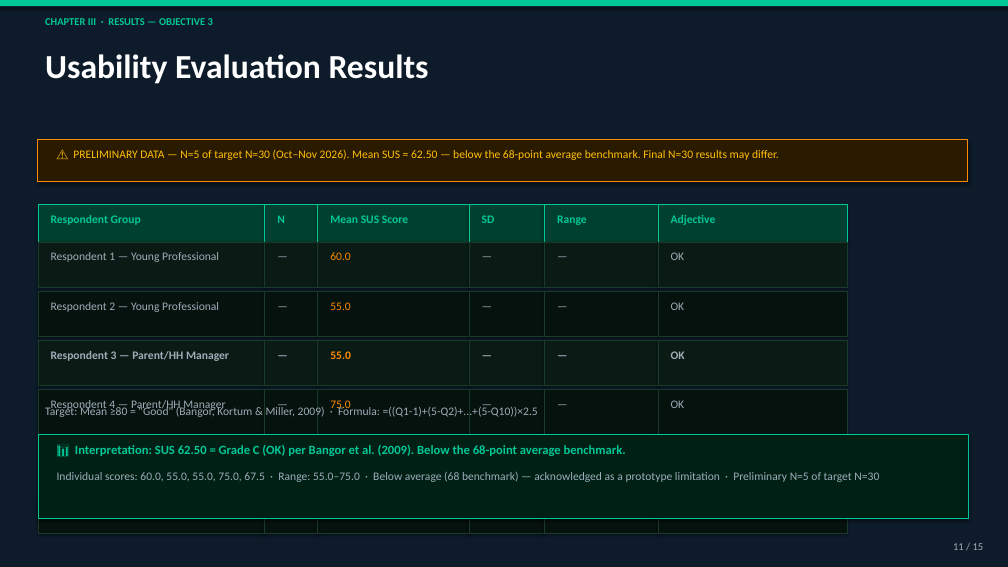
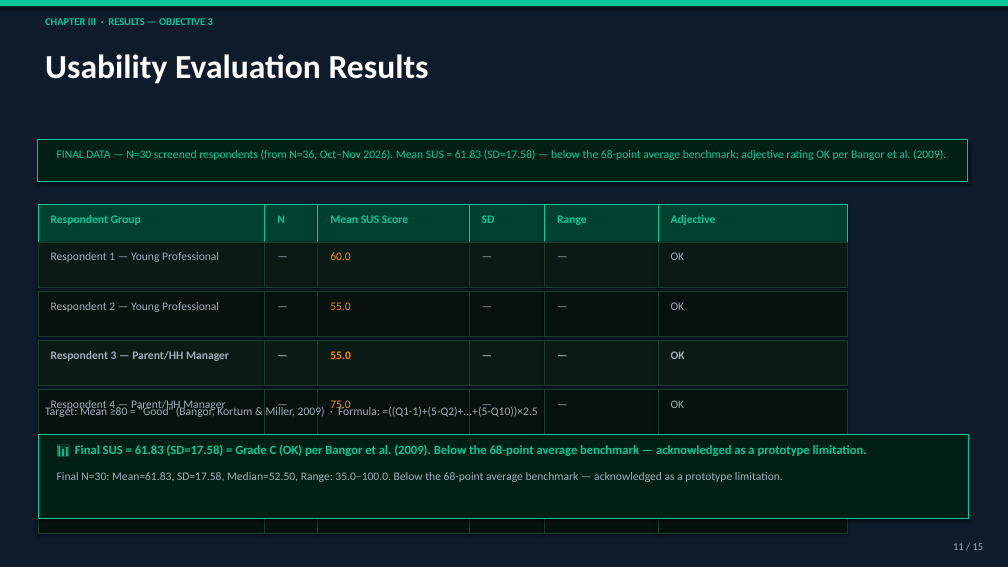
Before and after one commit to Zushikina-kun/smartspend-app, a slide deck: slide 11 of docs/capstone/SmartSpend_Defense_Presentation.pptx. Drawn at 1008x567 pixels with LibreOffice and Linux fonts; fonts in the diff are those of the drawing. Boxes give left, top, right and bottom in pixels: in the first picture for what was removed or moved away, otherwise in the second. Text is boxed around its words. In the diff, an @@ line names an element or a change of style, - is before the commit and + after.

Commit message:
final: complete pre-defense pass — all audits, fixes, guide rewrite, PPTX rebuild
- HTML presentation: Slide 4 updated to final N=30 data (96.7%/93.3%/60%), badge counts 25→36 on slides 7+12, SUS table N 31→30 of 36, sample groups corrected (n=10/n=20), Slide 14 conclusions finalized, Slide 16 limitations updated, Slide 11 survey status → complete
- Defense script: Slide 4/6/13/14/16/18 updated N=13→N=30, N=5→N=30, preliminary→final throughout; Defense Day Reminders item 4 corrected to N=30 final stats
- DOCX manuscript: tense fixes (will be→was), proposed→developed, Mangaoang MIT→DIT, SUS PENDING paragraph filled with 61.83 final data, 49 figure placeholders remain for manual insertion
- Chapter 2 markdown: N=25→N=30 (5 occurrences — old SUS sample size references)
- TODO guide: complete rewrite per spec — Person A/B 50/50 split, simple language, no names, defense talking points
- build_presentation.py: all N=5/N=13/62.50/preliminary references updated to final N=30 data; PPTX rebuilt (16 slides)

Verified: 36 badges (3x in HTML), 34 agentic (2x), 96.7% (5x), 93.3% (5x), N=30 (14x), November 10 2026 (3x in script)

```diff
--- a/docs/capstone/SmartSpend_Defense_Presentation.pptx
+++ b/docs/capstone/SmartSpend_Defense_Presentation.pptx
@@ rectangle at [38,140,968,181]: fill #2A1A00 to #002016; outline #FF8C00 0.75 pt to #00C896 0.75 pt @@
@@ text at [57,150,946,160]: text changed; text colour #FFC107 to #00C896 @@
-⚠️ PRELIMINARY DATA — N=5 of target N=30 (Oct–Nov 2026). Mean SUS = 62.50 — below the 68-point average benchmark. Final N=30 results may differ.
+FINAL DATA — N=30 screened respondents (from N=36, Oct–Nov 2026). Mean SUS = 61.83 (SD=17.58) — below the 68-point average benchmark; adjective rating OK per Bangor et al. (2009).
@@ text at [75,445,867,456]: text changed @@
-📊 Interpretation: SUS 62.50 = Grade C (OK) per Bangor et al. (2009). Below the 68-point average benchmark.
+📊 Final SUS = 61.83 (SD=17.58) = Grade C (OK) per Bangor et al. (2009). Below the 68-point average benchmark — acknowledged as a prototype limitation.
@@ text at [57,472,783,482]: text changed @@
-Individual scores: 60.0, 55.0, 55.0, 75.0, 67.5 · Range: 55.0–75.0 · Below average (68 benchmark) — acknowledged as a prototype limitation · Preliminary N=5 of target N=30
+Final N=30: Mean=61.83, SD=17.58, Median=52.50, Range: 35.0–100.0. Below the 68-point average benchmark — acknowledged as a prototype limitation.
```
Also in this commit, not shown: 5 other slides changed, 6 other files.
